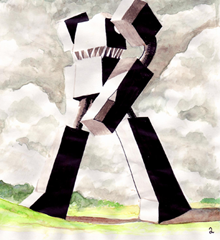
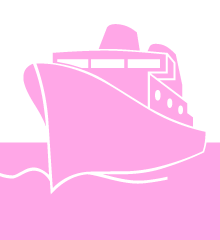
Layered file, before and after one edit (220x240). Changes by layer:
hid "Layer 1" over [0, 0, 220, 240]
showed "T" over [0, 24, 220, 240]
